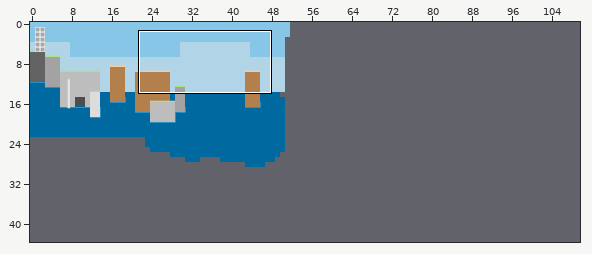
Two versions of a level (Tiled map, Assets/Tilemaps/map.tmx). Above: a wide view before the commit, with the close-up outlined.
Close-up. The starting point:
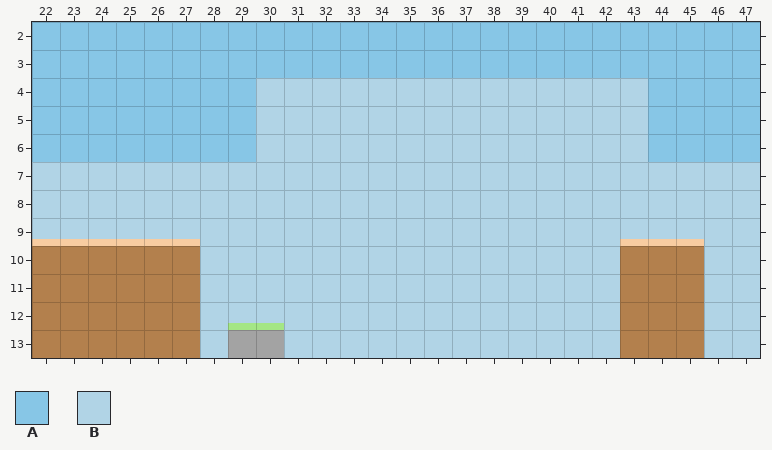
Cells are 32x32 px. Shown: x 22..47, y 2..13. The commit also changed other parts of the map, which this record leaves out.
Key: from "waterair": A 0, B 83.
_ is an empty cell, # one hidden under a higher layer.
Layers that did not change in this view are not listed.
Layer "bg" before, first column x 22:
 2 AAAAAAAAAAAAAAAAAAAAAAAAAA
 3 AAAAAAAAAAAAAAAAAAAAAAAAAA
 4 AAAAAAAABBBBBBBBBBBBBBAAAA
 5 AAAAAAAABBBBBBBBBBBBBBAAAA
 6 AAAAAAAABBBBBBBBBBBBBBAAAA
 7 BBBBBBBBBBBBBBBBBBBBBBBBBB
 8 BBBBBBBBBBBBBBBBBBBBBBBBBB
 9 BBBBBBBBBBBBBBBBBBBBBBBBBB
10 ######BBBBBBBBBBBBBBB###BB
11 ######BBBBBBBBBBBBBBB###BB
12 ######BBBBBBBBBBBBBBB###BB
13 ######B##BBBBBBBBBBBB###BB
The same view after the edit:
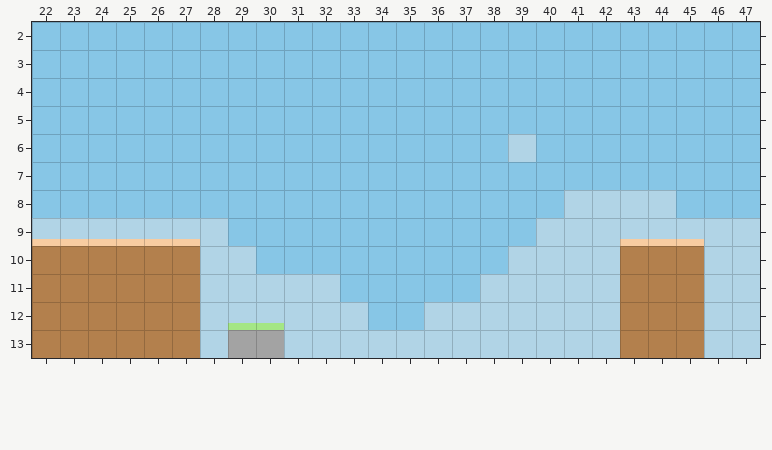
Tiles of an added or newly shown layer are drawn over the layers below it.
From old to new:
Layer "bg" (removed):
y 4..5: x 30..43 BBBBBBBBBBBBBB -> ______________
y 6: x 30..38 BBBBBBBBB -> _________; x 40..43 BBBB -> ____
y 7: x 22..47 BBBBBBBBBBBBBBBBBBBBBBBBBB -> __________________________
y 8: x 22..40 BBBBBBBBBBBBBBBBBBB -> ___________________; x 45..47 BBB -> ___
y 9: x 29..39 BBBBBBBBBBB -> ___________
y 10: x 30..38 BBBBBBBBB -> _________
y 11: x 33..37 BBBBB -> _____
y 12: x 34..35 BB -> __
Layer "bg1" (added):
y 4..5: x 30..43 ______________ -> AAAAAAAAAAAAAA
y 6: x 30..38 _________ -> AAAAAAAAA; x 40..43 ____ -> AAAA
y 7: x 22..47 __________________________ -> AAAAAAAAAAAAAAAAAAAAAAAAAA
y 8: x 22..40 ___________________ -> AAAAAAAAAAAAAAAAAAA; x 45..47 ___ -> AAA
y 9: x 29..39 ___________ -> AAAAAAAAAAA
y 10: x 30..38 _________ -> AAAAAAAAA
y 11: x 33..37 _____ -> AAAAA
y 12: x 34..35 __ -> AA
Where, in picture pixels (left, top, right, bottom), the same in both close-ups:
changed: (32, 78, 760, 330)
